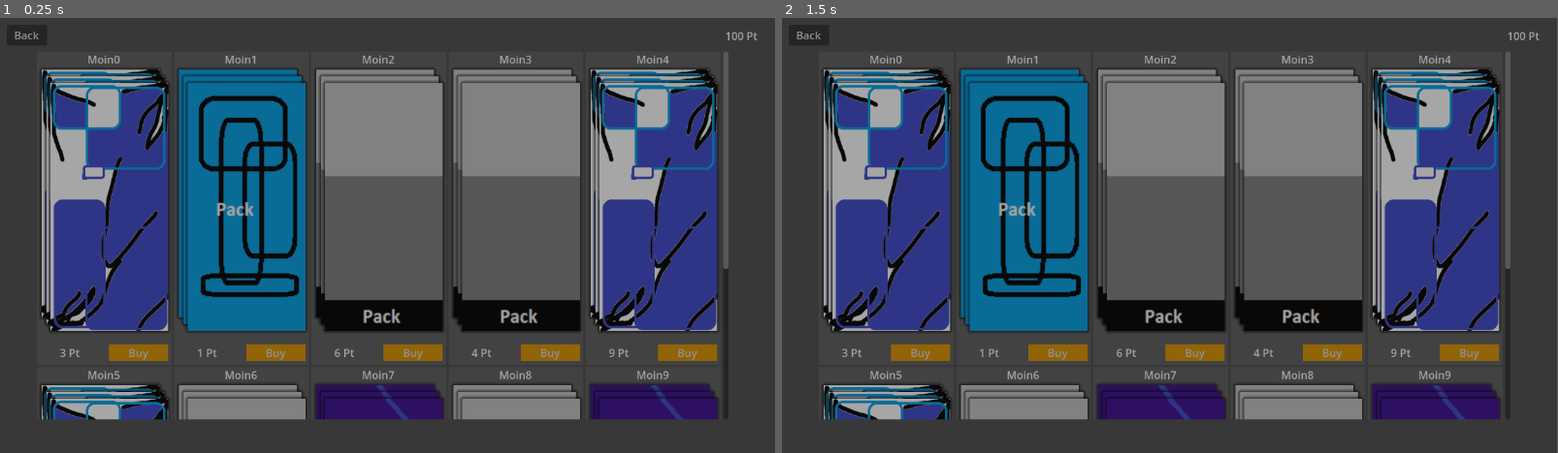
Above: before the commit, frames 1-2 (left to right).
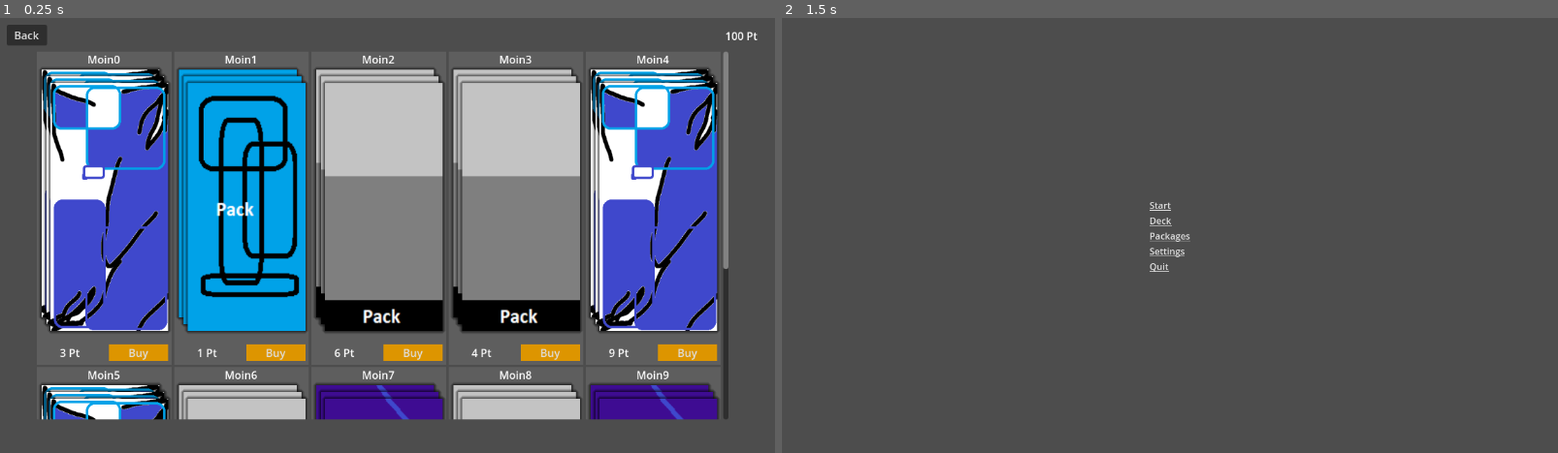
Above: after the commit, the same moments.

Repository: jamklex/first_game
Game: Godot game, scene res://scenes/packages/_main.tscn
The game is run twice, just before and just after one commit, with the same random seed, the same clock (stepped at 60 frames per second) and the same inputs. This scene is started directly instead of the project's main scene.
Inputs (mouse positions are in pixels of both pictures, inside the frame that each line leads up to):
- Up to frame 1 (0.25 s): no input
- Up to frame 2 (1.5 s): click "Back" at 0.5 s; click (921, 352) at 1.25 s, where only the run before the commit has a clickable "Buy"
In our replay, in frame 2 the window is 799x449 before the commit and 800x449 after it. These sizes can differ from the game's own. Grey fills any space a smaller window leaves; there, only what the larger window draws over its background counts as a difference.

The runs differ from the first frame. In frame 1, 63% of the frame differs, in the area x 1-98%, y 3-93%; in frame 2, 50%.

Commit message:
deck builder

Diff:
--- a/Deck_Defense/scenes/deckBuilder/prefabs/selectableCard.tscn
+++ b/Deck_Defense/scenes/deckBuilder/prefabs/selectableCard.tscn
@@ -1,7 +1,7 @@
-[gd_scene load_steps=9 format=3 uid="uid://cdlnfhoq0id5"]
+[gd_scene load_steps=10 format=3 uid="uid://cdlnfhoq0id5"]
 
 [ext_resource type="Script" path="res://scenes/deckBuilder/scripts/selectableCard.gd" id="1_p3uqk"]
-[ext_resource type="PackedScene" uid="uid://cf1km1wp18aim" path="res://shared/card/front.tscn" id="2_aa1w8"]
+[ext_resource type="Script" path="res://shared/card/scripts/card.gd" id="2_qjfys"]
 
 [sub_resource type="StyleBoxFlat" id="StyleBoxFlat_ayioc"]
 draw_center = false
@@ -25,6 +25,18 @@
 border_width_right = 2
 border_width_bottom = 2
 border_color = Color(0, 1, 1, 1)
+
+[sub_resource type="StyleBoxFlat" id="StyleBoxFlat_yaee3"]
+bg_color = Color(0.992157, 0.788235, 0.486275, 1)
+border_width_left = 3
+border_width_top = 3
+border_width_right = 3
+border_width_bottom = 3
+border_color = Color(0, 0, 0, 1)
+corner_radius_top_left = 15
+corner_radius_top_right = 15
+corner_radius_bottom_right = 15
+corner_radius_bottom_left = 15
 
 [node name="selectableCard" type="Button"]
 custom_minimum_size = Vector2(160, 240)
@@ -53,7 +65,13 @@
 mouse_filter = 2
 theme_override_styles/panel = SubResource("StyleBoxFlat_kdbc1")
 
-[node name="Card" parent="." instance=ExtResource("2_aa1w8")]
+[node name="Card" type="Panel" parent="."]
+custom_minimum_size = Vector2(160, 240)
 layout_mode = 0
+offset_right = 160.0
+offset_bottom = 240.0
+mouse_filter = 2
+theme_override_styles/panel = SubResource("StyleBoxFlat_yaee3")
+script = ExtResource("2_qjfys")
 
 [connection signal="pressed" from="." to="." method="_switchSelect"]
--- a/Deck_Defense/scenes/packages/_main.tscn
+++ b/Deck_Defense/scenes/packages/_main.tscn
@@ -104,6 +104,7 @@
 columns = 5
 
 [node name="resultWindow" type="Panel" parent="."]
+visible = false
 layout_mode = 1
 anchors_preset = 15
 anchor_right = 1.0
--- a/Deck_Defense/scenes/packages/prefabs/packageCard.tscn
+++ b/Deck_Defense/scenes/packages/prefabs/packageCard.tscn
@@ -1,8 +1,48 @@
 [gd_scene load_steps=7 format=3 uid="uid://cxsmi4bg0g0fw"]
 
 [ext_resource type="Script" path="res://scenes/packages/scripts/packageCard.gd" id="1_12ls2"]
-[ext_resource type="PackedScene" uid="uid://cf1km1wp18aim" path="res://shared/card/front.tscn" id="1_yarcp"]
+[ext_resource type="PackedScene" uid="uid://dwhkww808jrwx" path="res://shared/card/front.tscn" id="1_yarcp"]
 [ext_resource type="PackedScene" path="res://shared/card/back.tscn" id="3_5kjhs"]
+
+[sub_resource type="Animation" id="Animation_pk3vd"]
+resource_name = "reveal"
+length = 0.8
+tracks/0/type = "value"
+tracks/0/imported = false
+tracks/0/enabled = true
+tracks/0/path = NodePath("back:scale")
+tracks/0/interp = 1
+tracks/0/loop_wrap = true
+tracks/0/keys = {
+"times": PackedFloat32Array(0, 0.2),
+"transitions": PackedFloat32Array(1, 1),
+"update": 0,
+"values": [Vector2(1, 1), Vector2(0, 1)]
+}
+tracks/1/type = "value"
+tracks/1/imported = false
+tracks/1/enabled = true
+tracks/1/path = NodePath("front:position")
+tracks/1/interp = 1
+tracks/1/loop_wrap = true
+tracks/1/keys = {
+"times": PackedFloat32Array(0.2, 0.4),
+"transitions": PackedFloat32Array(1, 1),
+"update": 0,
+"values": [Vector2(80, 0), Vector2(0, 0)]
+}
+tracks/2/type = "value"
+tracks/2/imported = false
+tracks/2/enabled = true
+tracks/2/path = NodePath("back:position")
+tracks/2/interp = 1
+tracks/2/loop_wrap = true
+tracks/2/keys = {
+"times": PackedFloat32Array(0, 0.2),
+"transitions": PackedFloat32Array(1, 1),
+"update": 0,
+"values": [Vector2(0, 0), Vector2(80, 0)]
+}
 
 [sub_resource type="Animation" id="Animation_end2t"]
 resource_name = "show"
@@ -33,82 +73,6 @@
 "values": [Vector2(80, 120), Vector2(0, 0)]
 }
 
-[sub_resource type="Animation" id="Animation_pk3vd"]
-resource_name = "reveal"
-length = 0.8
-tracks/0/type = "value"
-tracks/0/imported = false
-tracks/0/enabled = true
-tracks/0/path = NodePath("front:scale")
-tracks/0/interp = 1
-tracks/0/loop_wrap = true
-tracks/0/keys = {
-"times": PackedFloat32Array(0.2, 0.4),
-"transitions": PackedFloat32Array(1, 1),
-"update": 0,
-"values": [Vector2(0, 1), Vector2(1, 1)]
-}
-tracks/1/type = "value"
-tracks/1/imported = false
-tracks/1/enabled = true
-tracks/1/path = NodePath("back:scale")
-tracks/1/interp = 1
-tracks/1/loop_wrap = true
-tracks/1/keys = {
-"times": PackedFloat32Array(0, 0.2),
-"transitions": PackedFloat32Array(1, 1),
-"update": 0,
-"values": [Vector2(1, 1), Vector2(0, 1)]
-}
-tracks/2/type = "value"
-tracks/2/imported = false
-tracks/2/enabled = true
-tracks/2/path = NodePath("front:position")
-tracks/2/interp = 1
-tracks/2/loop_wrap = true
-tracks/2/keys = {
-"times": PackedFloat32Array(0.2, 0.4),
-"transitions": PackedFloat32Array(1, 1),
-"update": 0,
-"values": [Vector2(80, 0), Vector2(0, 0)]
-}
-tracks/3/type = "value"
-tracks/3/imported = false
-tracks/3/enabled = true
-tracks/3/path = NodePath("front:visible")
-tracks/3/interp = 1
-tracks/3/loop_wrap = true
-tracks/3/keys = {
-"times": PackedFloat32Array(0, 0.2),
-"transitions": PackedFloat32Array(1, 1),
-"update": 1,
-"values": [false, true]
-}
-tracks/4/type = "value"
-tracks/4/imported = false
-tracks/4/enabled = true
-tracks/4/path = NodePath("back:position")
-tracks/4/interp = 1
-tracks/4/loop_wrap = true
-tracks/4/keys = {
-"times": PackedFloat32Array(0, 0.2),
-"transitions": PackedFloat32Array(1, 1),
-"update": 0,
-"values": [Vector2(0, 0), Vector2(80, 0)]
-}
-tracks/5/type = "value"
-tracks/5/imported = false
-tracks/5/enabled = true
-tracks/5/path = NodePath("back:visible")
-tracks/5/interp = 1
-tracks/5/loop_wrap = true
-tracks/5/keys = {
-"times": PackedFloat32Array(0, 0.2),
-"transitions": PackedFloat32Array(1, 1),
-"update": 1,
-"values": [true, false]
-}
-
 [sub_resource type="AnimationLibrary" id="AnimationLibrary_vpemo"]
 _data = {
 "reveal": SubResource("Animation_pk3vd"),
@@ -121,7 +85,6 @@
 script = ExtResource("1_12ls2")
 
 [node name="front" parent="." instance=ExtResource("1_yarcp")]
-visible = false
 layout_mode = 0
 
 [node name="back" parent="." instance=ExtResource("3_5kjhs")]
